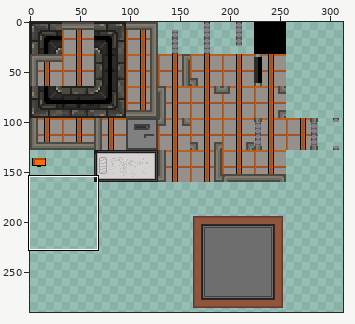
Sprite sheet: GDX/core/assets/data/maps/max.png. The first picture is a wide view before the edit; the outline marks the close-up.
Close-up. Before:
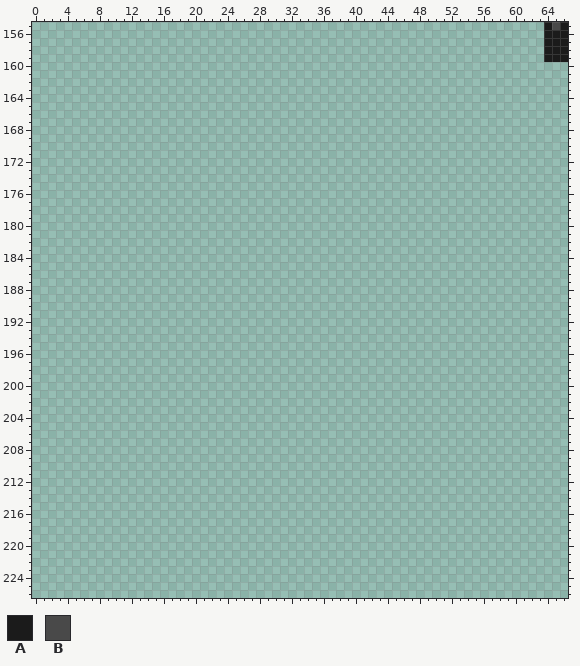
The file is 384x384 pixels. Colours within 5 levels of each other are drawn and written as one. Shown: x 0..66, y 155..226. The wide view leaves out empty margins.
Palette (. is transparent): A #1b1b1b  B #494949
Pixels before (only the part around the change), first column x 0:
156 ................................................................AAA
157 ................................................................AAA
158 ................................................................AAA
159 ................................................................AAA
160 ...................................................................
161 ...................................................................
162 ...................................................................
163 ...................................................................
164 ...................................................................
165 ...................................................................
166 ...................................................................
167 ...................................................................
168 ...................................................................
169 ...................................................................
170 ...................................................................
171 ...................................................................
172 ...................................................................
173 ...................................................................
174 ...................................................................
175 ...................................................................
176 ...................................................................
177 ...................................................................
178 ...................................................................
179 ...................................................................
180 ...................................................................
181 ...................................................................
182 ...................................................................
183 ...................................................................
184 ...................................................................
185 ...................................................................
186 ...................................................................
187 ...................................................................
188 ...................................................................
189 ...................................................................
190 ...................................................................
191 ...................................................................
192 ...................................................................
193 ...................................................................
194 ...................................................................
195 ...................................................................
196 ...................................................................
197 ...................................................................
198 ...................................................................
199 ...................................................................
200 ...................................................................
201 ...................................................................
202 ...................................................................
203 ...................................................................
204 ...................................................................
205 ...................................................................
206 ...................................................................
207 ...................................................................
208 ...................................................................
209 ...................................................................
210 ...................................................................
211 ...................................................................
212 ...................................................................
213 ...................................................................
214 ...................................................................
215 ...................................................................
216 ...................................................................
217 ...................................................................
218 ...................................................................
219 ...................................................................
220 ...................................................................
221 ...................................................................
222 ...................................................................
223 ...................................................................
224 ...................................................................
225 ...................................................................
226 ...................................................................
After:
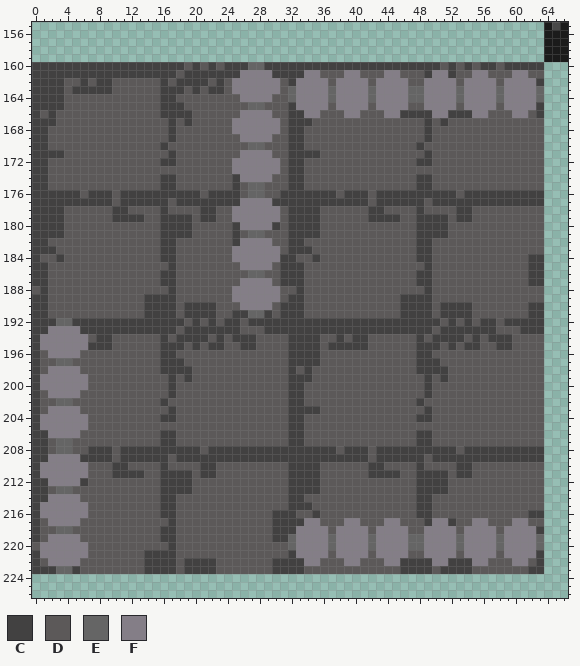
Colours new in this view: C #424141  D #5c5959  E #656565  F #847e87
The edit:
Changed rows in their new state; - is an unchanged pixel.
first column x 0:
160 CCCCCCCCCCCCCCCCCCCDCDCDCCCEECCCCCCCCCCCCCCCCCCCCCCDCDCDCCDCCCCC
161 CCCCCCCCCCCCCCCCCCDCCCCCCCFFFFCCCCFFDDDFFDDDFFDDDCFFCDDFFDDDFFDD
162 CCCCDDCDCCDDDDDDCDCCCCDCDFFFFFFDCFFFFDFFFFDFFFFDDFFFFDFFFFDFFFFC
163 CCCCDCCCCCDDDDDDCCCDCDCCDFFFFFFDEFFFFEFFFFEFFFFEEFFFFEFFFFEFFFFE
164 CCCCDDDDDDDDDDDDCCDDDDDDDDFFFFDDEFFFFEFFFFEFFFFEEFFFFEFFFFEFFFFE
165 CCCCDDDDDDDDDDDDCCCDDDDDDDDEEDDDCFFFFDFFFFDFFFFDDFFFFDFFFFDFFFFC
166 CDCDDDDDDDDDDDDDCCCCDDDDDDFFFFDDCCFFDDDFFDDDFFCCCCFFCCCFFDDDFFDC
167 CCCDDDDDDDDDDDDDDCDCDDDDDFFFFFFDCCCDDDDDDDDDDDDDDCDCDDDDDDDDDDDD
168 CCDDDDDDDDDDDDDDDCDDDDDDDFFFFFFDCCDDDDDDDDDDDDDDDCDDDDDDDDDDDDDD
169 CCDDDDDDDDDDDDDDDCDDDDDDDDFFFFDDCCDDDDDDDDDDDDDDDCDDDDDDDDDDDDDD
170 CCDDDDDDDDDDDDDDCDDDDDDDDDDEEDDDCCDDDDDDDDDDDDDDCDDDDDDDDDDDDDDD
171 CCCCDDDDDDDDDDDDDCDDDDDDDDFFFFDDCCCCDDDDDDDDDDDDDCDDDDDDDDDDDDDD
172 CCDDDDDDDDDDDDDDCCDDDDDDDFFFFFFDCCDDDDDDDDDDDDDDCCDDDDDDDDDDDDDD
173 CCDDDDDDDDDDDDDDDDDDDDDDDFFFFFFDCCDDDDDDDDDDDDDDDDDDDDDDDDDDDDDD
174 CCDDDDDDDDDDDDDDCCDDDDDDDCFFFFDDCCDDDDDDDDDDDDDDCCDDDDDDDDDDDDDD
175 CCDDDDDDDDDDDDDDCCDDDDDDDCDEEDDDCCDDDDDDDDDDDDDDCCDDDDDDDDDDDDDD
176 CCCCCCDCCCDCCCCCCCCCCDCCCCDEEDDCCCCCCCDCCCDCCCCCCCCCCDCCCCCCCCCC
177 CCCCCCCCCCDCCCCCCDCCCCCCCCFFFFCCCCCCCCCCCCDCCCCCCDCCCCCCCCCCCCCC
178 CCCCDDDDDDCCDDDDCDDDDCCDDFFFFFFDCCCCDDDDDDCCDDDDCDDDDCCDDDDDDDDD
179 CCCCDDDDDDCCCCDDCCCCDCCDDFFFFFFDCCCCDDDDDDCCCCDDCCCCDCCDDDDDDDDD
180 CCCCDDDDDDDDDDDDCCCCDDDDDCFFFFCDCCCCDDDDDDDDDDDDCCCCDDDDDDDDDDDD
181 CCCCDDDDDDDDDDDDCCCCDDDDDCDEEDDDCCCCDDDDDDDDDDDDCCCCDDDDDDDDDDDD
182 CCDDDDDDDDDDDDDDCCDDDDDDDCFFFFDDCCDDDDDDDDDDDDDDCCDDDDDDDDDDDDDD
183 CCCDDDDDDDDDDDDDCCDDDDDDDFFFFFFDCCCDDDDDDDDDDDDDCCDDDDDDDDDDDDDD
184 CDDCDDDDDDDDDDDDCCDDDDDDDFFFFFFCCDDCDDDDDDDDDDDDCCDDDDDDDDDDDDCC
185 CCDDDDDDDDDDDDDDDCDDDDDDDDFFFFDCCCDDDDDDDDDDDDDDDCDDDDDDDDDDDDCC
186 CCDDDDDDDDDDDDDDCCDDDDDDDDDEEDDCCCDDDDDDDDDDDDDDCCDDDDDDDDDDDDCC
187 CCDDDDDDDDDDDDDDCCDDDDDDDDFFFFDCCCDDDDDDDDDDDDDDCCDDDDDDDDDDDDCC
188 DCDDDDDDDDDDDDDDDCDDDDDDDFFFFFFDDCDDDDDDDDDDDDDDDCDDDDDDDDDDDDDD
189 CCDDDDDDDDDDDDCCCCDDDDDDDFFFFFFDCCDDDDDDDDDDDDCCCCDDDDDDDDDDDDDD
190 CCDDDDDDDDDDDDCCCCDCCCCDDDFFFFDCCCDDDDDDDDDDDDCCCCDCCCCDDDDDDDCC
191 CCDDDDDDDDDDDDCCCCDCCCCDDCCEECDCCCDDDDDDDDDDDDCCCCDCCCCDDDDDDDCC
192 CCCEECCCCCCCCCCCCCCDCDCDCCDCCCCCCCCCCCCCCCCCCCCCCCCDCDCDCCDCCCCC
193 CCFFFFCCCCCCCCCCCCDCCCCCCCDDDCCCCCCCCCCCCCCCCCCCCCDCCCCCCCDDDCCC
194 CFFFFFFDCCDDDDDDCDCCCCDCDCCCDDDDCCCCDDCDCCDDDDDDCDCCCCDCDCCCDDDD
195 CFFFFFFCCCDDDDDDCCCDCDCCDDCCDDDDCCCCDCCCCCDDDDDDCCCDCDCCDDCCDDDD
196 CDFFFFDDDDDDDDDDCCDDDDDDDDDDDDDDCCCCDDDDDDDDDDDDCCDDDDDDDDDDDDDD
197 CDDEEDDDDDDDDDDDCCCDDDDDDDDDDDDDCCCCDDDDDDDDDDDDCCCDDDDDDDDDDDDD
198 CDFFFFDDDDDDDDDDCCCCDDDDDDDDDDDDCDCDDDDDDDDDDDDDCCCCDDDDDDDDDDDD
199 CFFFFFFDDDDDDDDDDCDCDDDDDDDDDDDDCCCDDDDDDDDDDDDDDCDCDDDDDDDDDDDD
200 CFFFFFFDDDDDDDDDDCDDDDDDDDDDDDDDCCDDDDDDDDDDDDDDDCDDDDDDDDDDDDDD
201 CDFFFFDDDDDDDDDDDCDDDDDDDDDDDDDDCCDDDDDDDDDDDDDDDCDDDDDDDDDDDDDD
202 CDDEEDDDDDDDDDDDCDDDDDDDDDDDDDDDCCDDDDDDDDDDDDDDCDDDDDDDDDDDDDDD
203 CDFFFFDDDDDDDDDDDCDDDDDDDDDDDDDDCCCCDDDDDDDDDDDDDCDDDDDDDDDDDDDD
204 CFFFFFFDDDDDDDDDCCDDDDDDDDDDDDDDCCDDDDDDDDDDDDDDCCDDDDDDDDDDDDDD
205 CFFFFFFDDDDDDDDDDDDDDDDDDDDDDDDDCCDDDDDDDDDDDDDDDDDDDDDDDDDDDDDD
206 CCFFFFDDDDDDDDDDCCDDDDDDDDDDDDDDCCDDDDDDDDDDDDDDCCDDDDDDDDDDDDDD
207 CCDEEDDDDDDDDDDDCCDDDDDDDDDDDDDDCCDDDDDDDDDDDDDDCCDDDDDDDDDDDDDD
208 CCDEEDDCCCDCCCCCCCCCCDCCCCCCCCCCCCCCCCDCCCDCCCCCCCCCCDCCCCCCCCCC
209 CCFFFFCCCCDCCCCCCDCCCCCCCCCCCCCCCCCCCCCCCCDCCCCCCDCCCCCCCCCCCCCC
210 CFFFFFFDDDCCDDDDCDDDDCCDDDDDDDDDCCCCDDDDDDCCDDDDCDDDDCCDDDDDDDDD
211 CFFFFFFDDDCCCCDDCCCCDCCDDDDDDDDDCCCCDDDDDDCCCCDDCCCCDCCDDDDDDDDD
212 CCFFFFCDDDDDDDDDCCCCDDDDDDDDDDDDCCCCDDDDDDDDDDDDCCCCDDDDDDDDDDDD
213 CCDEEDDDDDDDDDDDCCCCDDDDDDDDDDDDCCCCDDDDDDDDDDDDCCCCDDDDDDDDDDDD
214 CCFFFFDDDDDDDDDDCCDDDDDDDDDDDDDDCCDDDDDDDDDDDDDDCCDDDDDDDDDDDDDD
215 CFFFFFFDDDDDDDDDCCDDDDDDDDDDDDDDCCCDDDDDDDDDDDDDCCDDDDDDDDDDDDDD
216 CFFFFFFDDDDDDDDDCCDDDDDDDDDDDDCCCDDCDDDDDDDDDDDDCCDDDDDDDDDDDDCC
217 CDFFFFDDDDDDDDDDDCDDDDDDDDDDDDCCCCFFDDDFFDDDFFDDDCFFCDDFFDDDFFDD
218 CDDEEDDDDDDDDDDDCCDDDDDDDDDDDDCCCFFFFDFFFFDFFFFDDFFFFDFFFFDFFFFC
219 CDFFFFDDDDDDDDDDCCDDDDDDDDDDDDCCEFFFFEFFFFEFFFFEEFFFFEFFFFEFFFFE
220 DFFFFFFDDDDDDDDDDCDDDDDDDDDDDDDDEFFFFEFFFFEFFFFEEFFFFEFFFFEFFFFE
221 CFFFFFFDDDDDDDCCCCDDDDDDDDDDDDDDCFFFFDFFFFDFFFFDDFFFFDFFFFDFFFFC
222 CDFFFFDDDDDDDDCCCCDCCCCDDDDDDDCCCCFFDDDFFDDDFFCCCCFFCCCFFDDDFFDC
223 CCCEECDDDDDDDDCCCCDCCCCDDDDDDDCCCCDDDDDDDDDDDDCCCCDCCCCDDDDDDDCC
